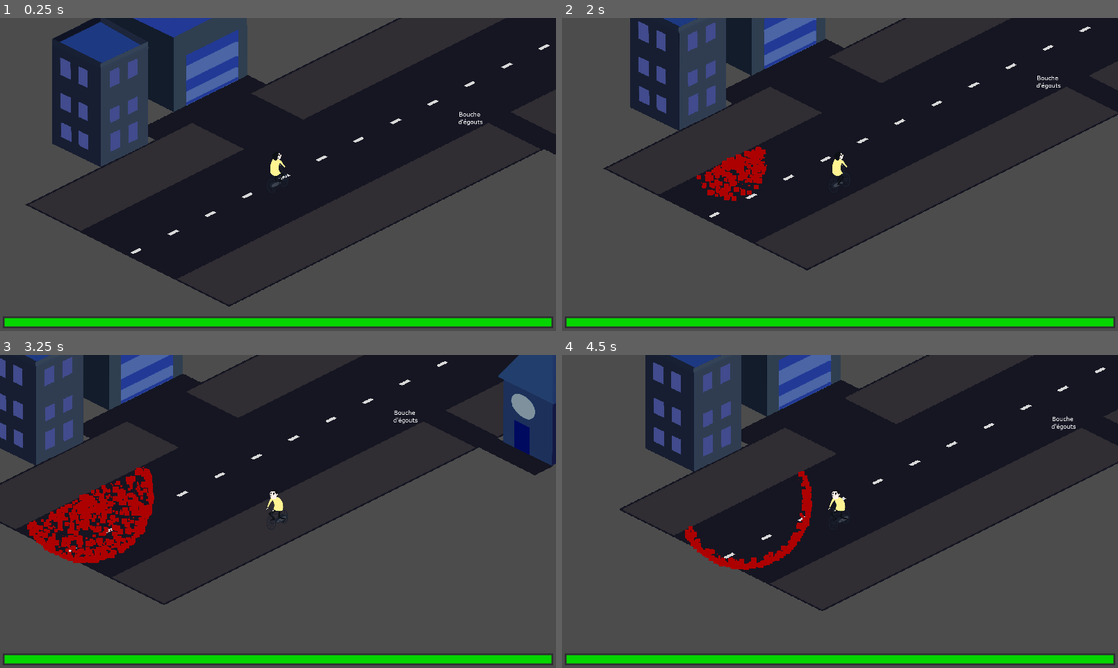
Above: before the commit, frames 1-4 (two rows, left to right).
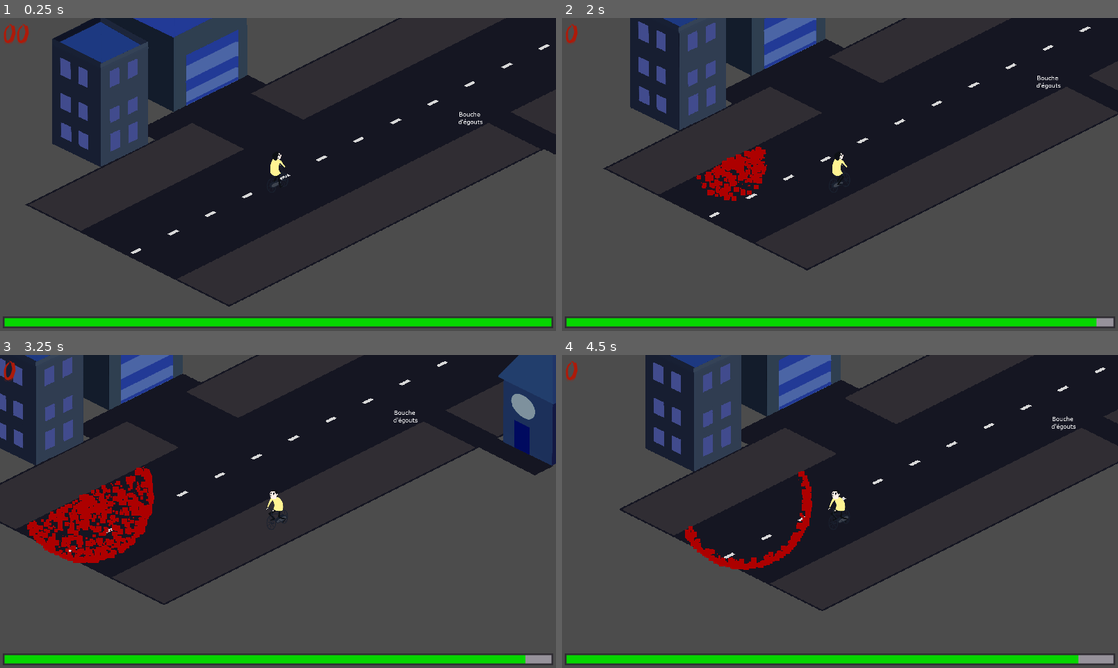
Above: after the commit, the same moments.

Repository: Merliin42/Ludum-Dare-46
Game: Godot game, scene res://Scenes/Main.tscn
The game is run twice, just before and just after one commit, with the same random seed, the same clock (stepped at 60 frames per second) and the same inputs.
Inputs:
- Up to frame 1 (0.25 s): no input
- Up to frame 2 (2 s): tap Enter (ui_accept) at 0.5, 0.77, 1.52 s; hold D (ui_right) 0.53-1.28 s; hold S (speed_down) from 1.28 s (still down)
- Up to frame 3 (3.25 s): release S (speed_down) at 2.03 s; hold D (ui_right) 2.03-2.78 s; hold Z (speed_up) from 2.78 s (still down); tap Enter (ui_accept) at 3.02 s
- Up to frame 4 (4.5 s): release Z (speed_up) at 3.53 s; hold Q (ui_left) from 3.53 s (still down); tap Enter (ui_accept) at 3.77 s

The runs differ from the first frame. In frame 1, 0.2% of the frame differs, in the area x 0-51%, y 1-54%; in frame 2, 0.2%; in frame 3, 0.2%; in frame 4, 0.3%, in the area x 0-100%, y 1-99%.

Commit message:
Child counter

Diff:
--- a/Scenes/Character.tscn
+++ b/Scenes/Character.tscn
@@ -16,14 +16,14 @@
 
 [sub_resource type="SpriteFrames" id=1]
 animations = [ {
+"frames": [ ExtResource( 10 ), ExtResource( 8 ), ExtResource( 4 ), ExtResource( 9 ), ExtResource( 3 ), ExtResource( 1 ) ],
+"loop": true,
+"name": "forward",
+"speed": 24.0
+}, {
 "frames": [ ExtResource( 5 ), ExtResource( 11 ), ExtResource( 6 ), ExtResource( 12 ), ExtResource( 7 ), ExtResource( 13 ) ],
 "loop": true,
 "name": "backward",
-"speed": 24.0
-}, {
-"frames": [ ExtResource( 10 ), ExtResource( 8 ), ExtResource( 4 ), ExtResource( 9 ), ExtResource( 3 ), ExtResource( 1 ) ],
-"loop": true,
-"name": "forward",
 "speed": 24.0
 } ]
 
@@ -44,28 +44,28 @@
 [node name="AnimatedSprite" type="AnimatedSprite" parent="."]
 frames = SubResource( 1 )
 animation = "forward"
-frame = 5
+frame = 2
 playing = true
 
 [node name="CollisionShape2D" type="CollisionShape2D" parent="."]
 shape = SubResource( 2 )
 
 [node name="TrapsDetector" type="Area2D" parent="."]
-collision_layer = 2
+collision_layer = 0
 collision_mask = 2
 
 [node name="CollisionShape2D" type="CollisionShape2D" parent="TrapsDetector"]
 shape = SubResource( 3 )
 
 [node name="ChildDetector" type="Area2D" parent="."]
-collision_layer = 32
+collision_layer = 0
 collision_mask = 4
 
 [node name="CollisionShape2D" type="CollisionShape2D" parent="ChildDetector"]
 shape = SubResource( 3 )
 
 [node name="PennywiseDetector" type="Area2D" parent="."]
-collision_layer = 8
+collision_layer = 0
 collision_mask = 8
 
 [node name="CollisionShape2D" type="CollisionShape2D" parent="PennywiseDetector"]
--- a/Scenes/GUI.tscn
+++ b/Scenes/GUI.tscn
@@ -1,12 +1,17 @@
-[gd_scene load_steps=4 format=2]
+[gd_scene load_steps=6 format=2]
 
 [ext_resource path="res://Assets/HungerBar/under.png" type="Texture" id=1]
 [ext_resource path="res://Assets/HungerBar/over.png" type="Texture" id=2]
 [ext_resource path="res://Assets/HungerBar/progress.png" type="Texture" id=3]
+[ext_resource path="res://Assets/Font/GOODBYE.ttf" type="DynamicFontData" id=4]
+
+[sub_resource type="DynamicFont" id=1]
+size = 100
+font_data = ExtResource( 4 )
 
 [node name="GUI" type="CanvasLayer"]
 
-[node name="MarginContainer" type="MarginContainer" parent="."]
+[node name="HungryBar" type="MarginContainer" parent="."]
 anchor_top = 1.0
 anchor_right = 1.0
 anchor_bottom = 1.0
@@ -19,7 +24,7 @@
 "_edit_use_anchors_": false
 }
 
-[node name="TextureProgress" type="TextureProgress" parent="MarginContainer"]
+[node name="TextureProgress" type="TextureProgress" parent="HungryBar"]
 margin_left = 10.0
 margin_top = 10.0
 margin_right = 1910.0
@@ -34,3 +39,23 @@
 stretch_margin_top = 20
 stretch_margin_right = 20
 stretch_margin_bottom = 20
+
+[node name="ChildCounter" type="MarginContainer" parent="."]
+margin_right = 40.0
+margin_bottom = 40.0
+custom_constants/margin_right = 10
+custom_constants/margin_top = 10
+custom_constants/margin_left = 10
+custom_constants/margin_bottom = 10
+__meta__ = {
+"_edit_use_anchors_": false
+}
+
+[node name="Label" type="Label" parent="ChildCounter"]
+margin_left = 10.0
+margin_top = 10.0
+margin_right = 102.0
+margin_bottom = 97.0
+custom_fonts/font = SubResource( 1 )
+custom_colors/font_color = Color( 0.682353, 0.105882, 0.0392157, 1 )
+text = "00"
--- a/Scenes/Main.tscn
+++ b/Scenes/Main.tscn
@@ -29,5 +29,7 @@
 stream = ExtResource( 3 )
 autoplay = true
 bus = "Music"
+[connection signal="child" from="Character" to="." method="_on_Character_child"]
+[connection signal="hit" from="Character" to="." method="_on_Character_hit"]
 [connection signal="pennywise" from="Character" to="." method="_on_Character_pennywise"]
 [connection signal="timeout" from="PennywiseHunger" to="." method="_on_PennywiseHunger_timeout"]
--- a/Scenes/Map/ChildSpawner/Child.tscn
+++ b/Scenes/Map/ChildSpawner/Child.tscn
@@ -3,7 +3,6 @@
 [ext_resource path="res://Scenes/Particles/Blood.tscn" type="PackedScene" id=1]
 [ext_resource path="res://Assets/Child/child.png" type="Texture" id=2]
 [ext_resource path="res://Scripts/Child.gd" type="Script" id=3]
-
 
 [sub_resource type="RectangleShape2D" id=1]
 extents = Vector2( 64, 64 )
@@ -34,3 +33,4 @@
 [connection signal="body_entered" from="Collisions" to="." method="_on_Collisions_body_entered"]
 [connection signal="timeout" from="Timer" to="." method="_on_Timer_timeout"]
 [connection signal="area_entered" from="Death" to="." method="_on_Death_area_entered"]
+[connection signal="body_entered" from="Death" to="." method="_on_Death_body_entered"]
--- a/Scripts/Character.gd
+++ b/Scripts/Character.gd
@@ -3,9 +3,10 @@
 var speed = 3
 var direction = 1
 var return_possible = true
-var childs = 0
 
 signal pennywise
+signal child
+signal hit
 
 # warning-ignore:unused_argument
 func _process(delta):
@@ -48,20 +49,16 @@
 	$Animation.start()
 	$Tween.interpolate_property(self, "modulate", start_color, end_color, 0.5, Tween.TRANS_ELASTIC, Tween.EASE_OUT)
 	$Tween.start()
-	childs = 0
-
+	emit_signal("hit")
 
 # warning-ignore:unused_argument
 func _on_ChildDetector_area_entered(area):
-	print("Give me the child")
-	childs += 1
-
+	emit_signal("child")
 
 # warning-ignore:unused_argument
 func _on_PennywiseDetector_area_entered(area):
-	print("You'll be the last one")
 	direction = 1
-	emit_signal("pennywise", childs)
+	emit_signal("pennywise")
 
 # warning-ignore:unused_argument
 func _on_PennywiseDetector_area_exited(area):
--- a/Scripts/Child.gd
+++ b/Scripts/Child.gd
@@ -14,12 +14,14 @@
 func _on_Timer_timeout():
 	queue_free()
 
-
 # warning-ignore:unused_argument
 func _on_Death_area_entered(area):
 	dead()
 
-
 # warning-ignore:unused_argument
 func _on_Collisions_body_entered(body):
 	queue_free()
+
+
+func _on_Death_body_entered(body):
+	dead()
--- a/Scripts/Main.gd
+++ b/Scripts/Main.gd
@@ -1,14 +1,26 @@
 extends Node
 
 var hungry = 60
+var childs = 0
 
 func _ready():
 	randomize()
 
-func _on_Character_pennywise(childs):
+func _on_Character_pennywise():
 	hungry += 10*childs
+	childs = 0
+	$GUI/ChildCounter/Label.text = str(childs)
 
 func _on_PennywiseHunger_timeout():
 	hungry -= 1
-	$GUI/MarginContainer/TextureProgress.value = hungry
+	$GUI/HungryBar/TextureProgress.value = hungry
 	$PennywiseHunger.start()
+
+func _on_Character_child():
+	childs += 1
+	$GUI/ChildCounter/Label.text = str(childs)
+
+
+func _on_Character_hit():
+	childs = 0
+	$GUI/ChildCounter/Label.text = str(childs)
Binary file added: Assets/Font/GOODBYE.ttf
Binary file added: logo.png
Not shown, added: logo.png.import
